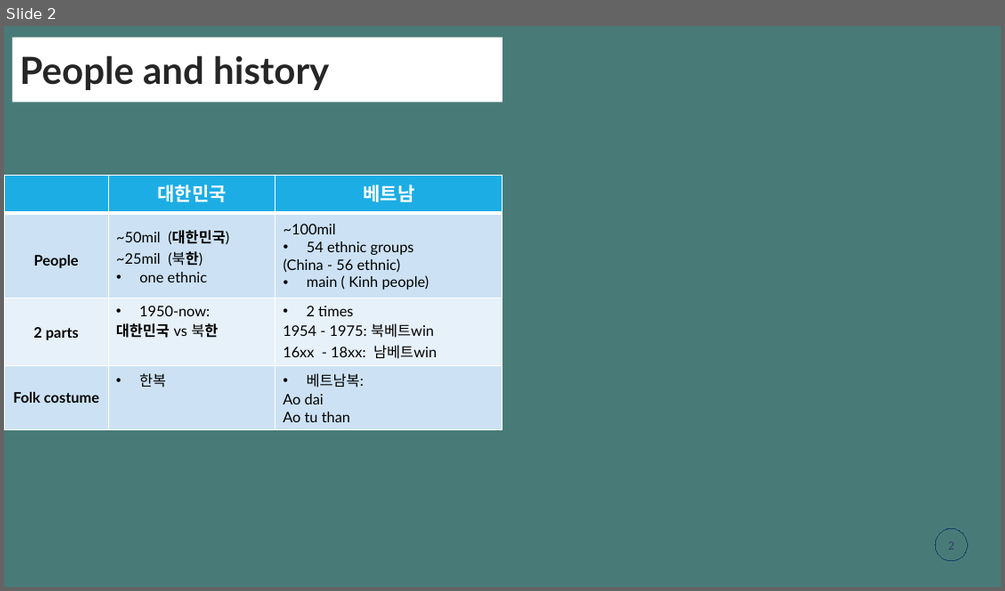
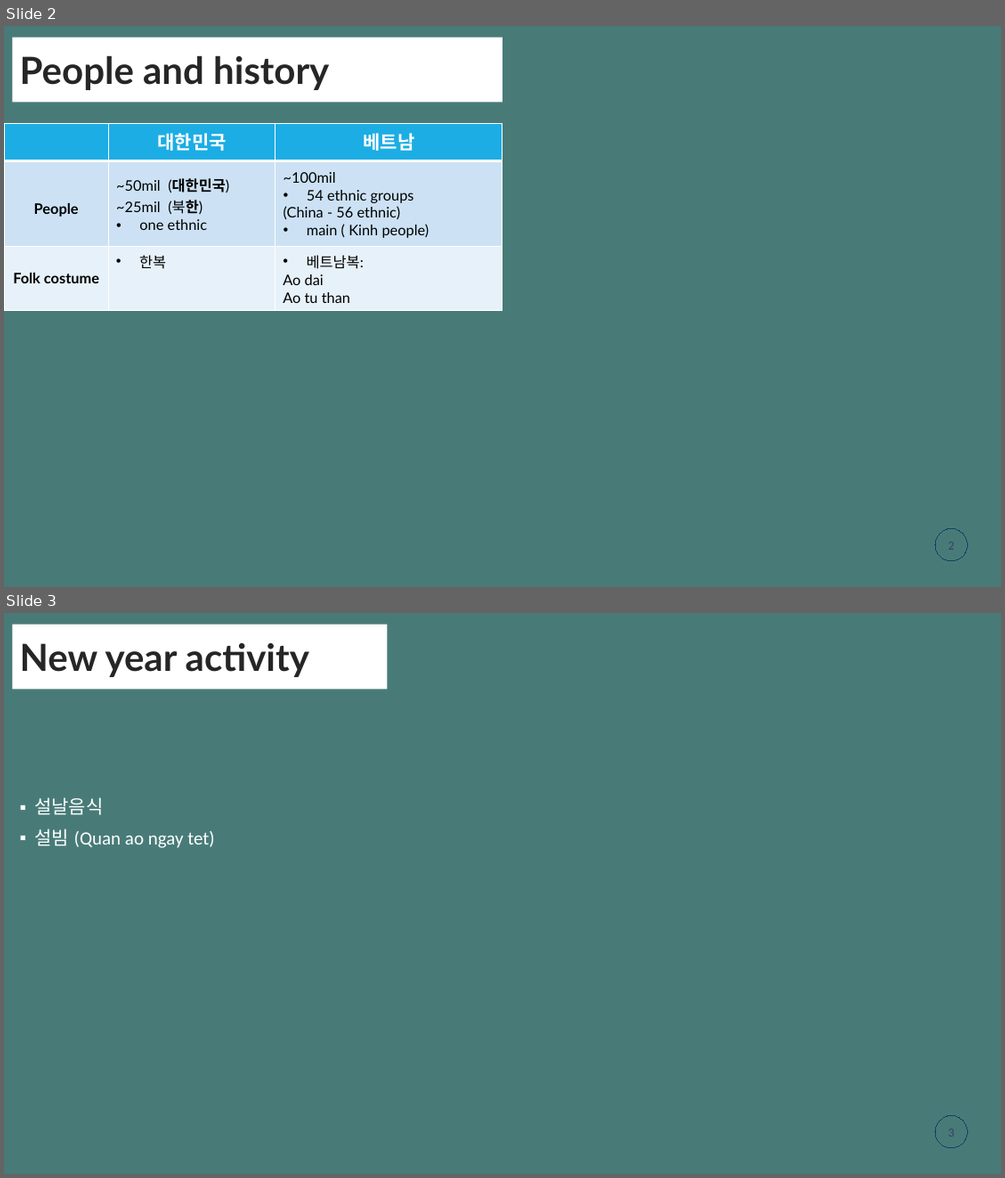
Before and after one commit to gemmanguen/Tetholidays, a slide deck: mducng_VN-KR.pptx. Shown one above the other, each under a label of ours: slide 2 before the commit, slides 2 and 3 after it. The pictures are 1005x591 and 1005x1178 pixels, drawn with LibreOffice and Linux fonts; fonts in the diff are those of the drawing. Boxes give left, top, right and bottom in pixels: in the first picture for what was removed or moved away, otherwise in the second. Text is boxed around its words. In the diff, an @@ line names an element or a change of style, - is before the commit and + after.

```diff
--- a/mducng_VN-KR.pptx
+++ b/mducng_VN-KR.pptx
@@ slide 3 added at (x1=4, y1=613, x2=1001, y2=1174), background #487B78 @@
@@ title added at (x1=12, y1=625, x2=387, y2=690), fill #FFFFFF, 36 pt, text #262626, bold @@
+New year activity
@@ text added at (x1=34, y1=797, x2=214, y2=848), 18 pt, text #FFFFFF @@
+▪ 설날음식
+▪ 설빔 (Quan ao ngay tet)
@@ page number added at (x1=935, y1=1116, x2=967, y2=1148), outline #134163 5 pt, 12 pt, text #344068 @@
+3
@@ slide 2 changed as well @@
@@ table at (x1=4, y1=123, x2=502, y2=306) @@
-row 3: 2 parts | 1950-now: / 대한민국 vs 북한 | 2 times / 1954 - 1975: 북베트win / 16xx - 18xx: 남베트win
@@ table resized from (x1=4, y1=175, x2=502, y2=426) to (x1=4, y1=123, x2=502, y2=306) @@
```
Also in this commit, not shown: 2 other slides changed, 6 other slides added, 2 other files.
